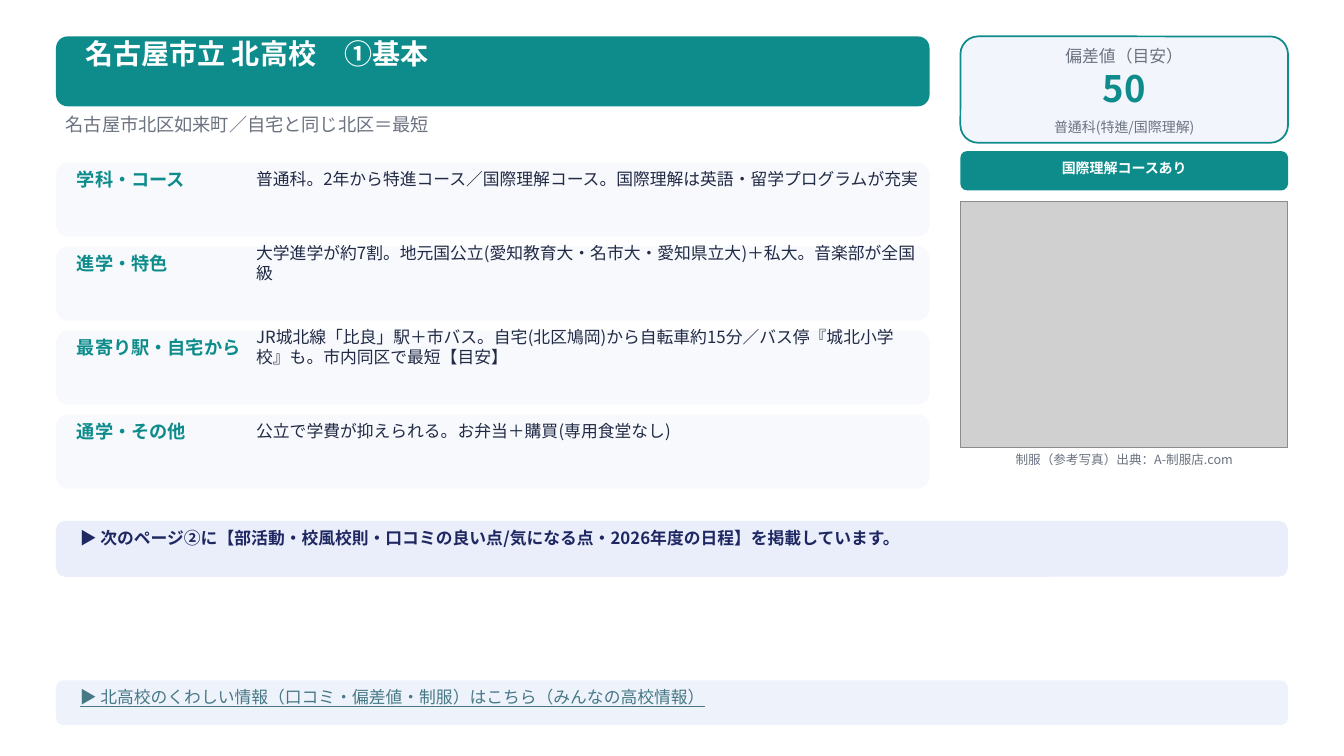
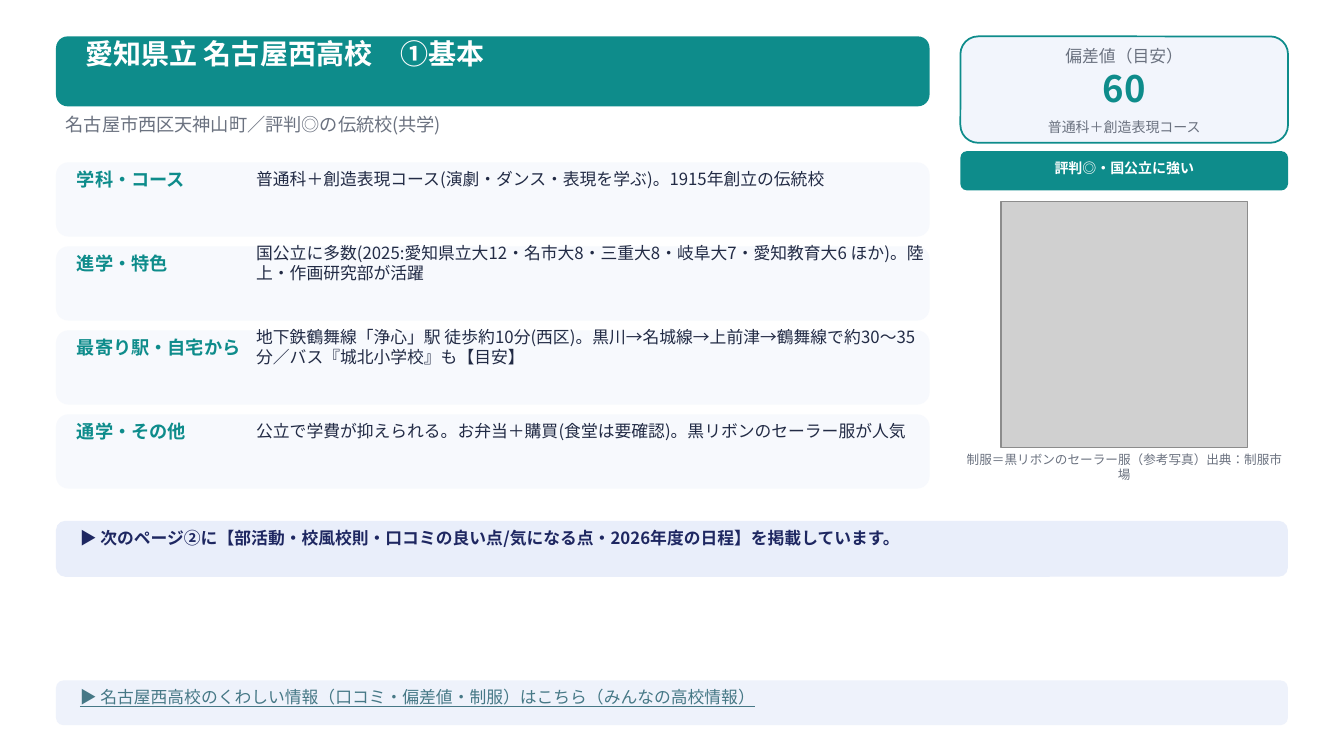
Before and after one commit to syamamoto2275-gif/-, a slide deck: slide 4 of 五郎_成果物/高校さがし_公立編_五郎.pptx. Drawn at 1344x756 pixels with LibreOffice and Linux fonts; fonts in the diff are those of the drawing; grey boxes stand for pictures. Boxes give left, top, right and bottom in pixels: in the first picture for what was removed or moved away, otherwise in the second. Text is boxed around its words. In the diff, an @@ line names an element or a change of style, - is before the commit and + after.

```diff
--- a/五郎_成果物/高校さがし_公立編_五郎.pptx
+++ b/五郎_成果物/高校さがし_公立編_五郎.pptx
@@ text at bbox=[85, 36, 484, 67]: text changed @@
-名古屋市立 北高校 ①基本
+愛知県立 名古屋西高校 ①基本
@@ text at bbox=[1103, 74, 1146, 103]: text changed @@
-50
+60
@@ text at bbox=[66, 115, 441, 135]: text changed @@
-名古屋市北区如来町／自宅と同じ北区＝最短
+名古屋市西区天神山町／評判◎の伝統校(共学)
@@ text at bbox=[1048, 120, 1201, 133]: text changed @@
-普通科(特進/国際理解)
+普通科＋創造表現コース
@@ text at bbox=[256, 171, 824, 188]: text changed @@
-普通科。2年から特進コース／国際理解コース。国際理解は英語・留学プログラムが充実
+普通科＋創造表現コース(演劇・ダンス・表現を学ぶ)。1915年創立の伝統校
@@ text at bbox=[1055, 161, 1195, 175]: text changed @@
-国際理解コースあり
+評判◎・国公立に強い
@@ picture: place and size @@
-picture at bbox=[961, 202, 1289, 448]
+picture at bbox=[1001, 202, 1247, 448]
@@ text at bbox=[256, 245, 924, 281]: text changed @@
-大学進学が約7割。地元国公立(愛知教育大・名市大・愛知県立大)＋私大。音楽部が全国級
+国公立に多数(2025:愛知県立大12・名市大8・三重大8・岐阜大7・愛知教育大6 ほか)。陸上・作画研究部が活躍
@@ text at bbox=[256, 329, 915, 365]: text changed @@
-JR城北線「比良」駅＋市バス。自宅(北区鳩岡)から自転車約15分／バス停『城北小学校』も。市内同区で最短【目安】
+地下鉄鶴舞線「浄心」駅 徒歩約10分(西区)。黒川→名城線→上前津→鶴舞線で約30〜35分／バス『城北小学校』も【目安】
@@ text at bbox=[256, 423, 905, 440]: text changed @@
-公立で学費が抑えられる。お弁当＋購買(専用食堂なし)
+公立で学費が抑えられる。お弁当＋購買(食堂は要確認)。黒リボンのセーラー服が人気
@@ text at bbox=[967, 453, 1282, 480]: text changed @@
-制服（参考写真）出典：A-制服店.com
+制服＝黒リボンのセーラー服（参考写真）出典：制服市場
@@ text at bbox=[100, 689, 754, 707]: text changed @@
-▶ 北高校のくわしい情報（口コミ・偏差値・制服）はこちら（みんなの高校情報）
+▶ 名古屋西高校のくわしい情報（口コミ・偏差値・制服）はこちら（みんなの高校情報）
```
Also in this commit, not shown: 5 other slides changed.
